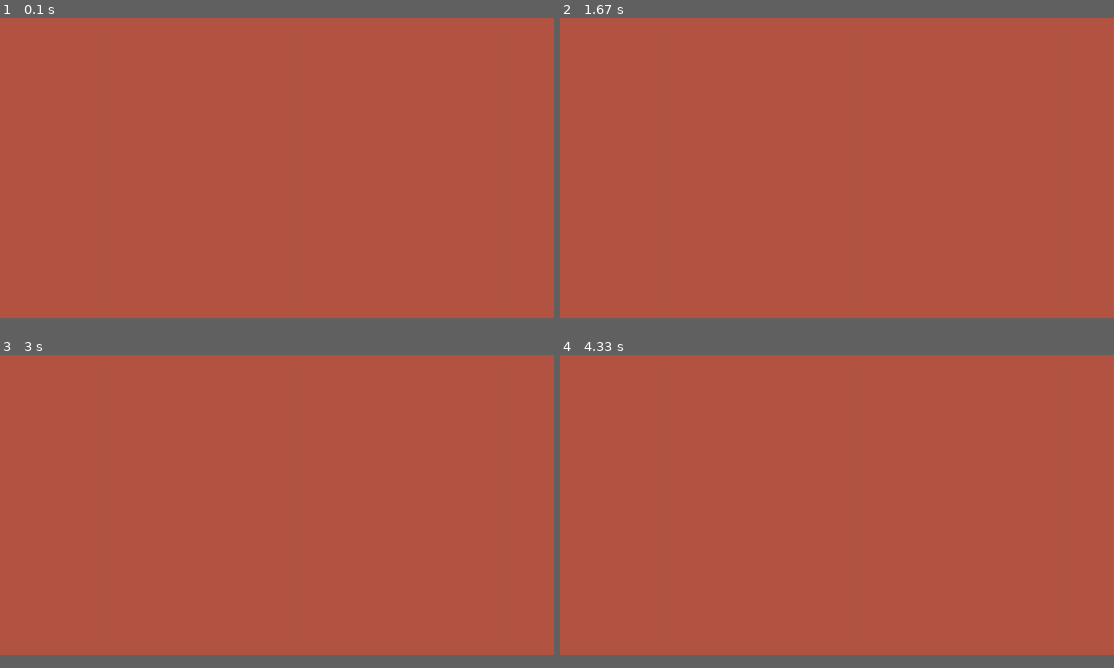
Above: before the commit, frames 1-4 (two rows, left to right).
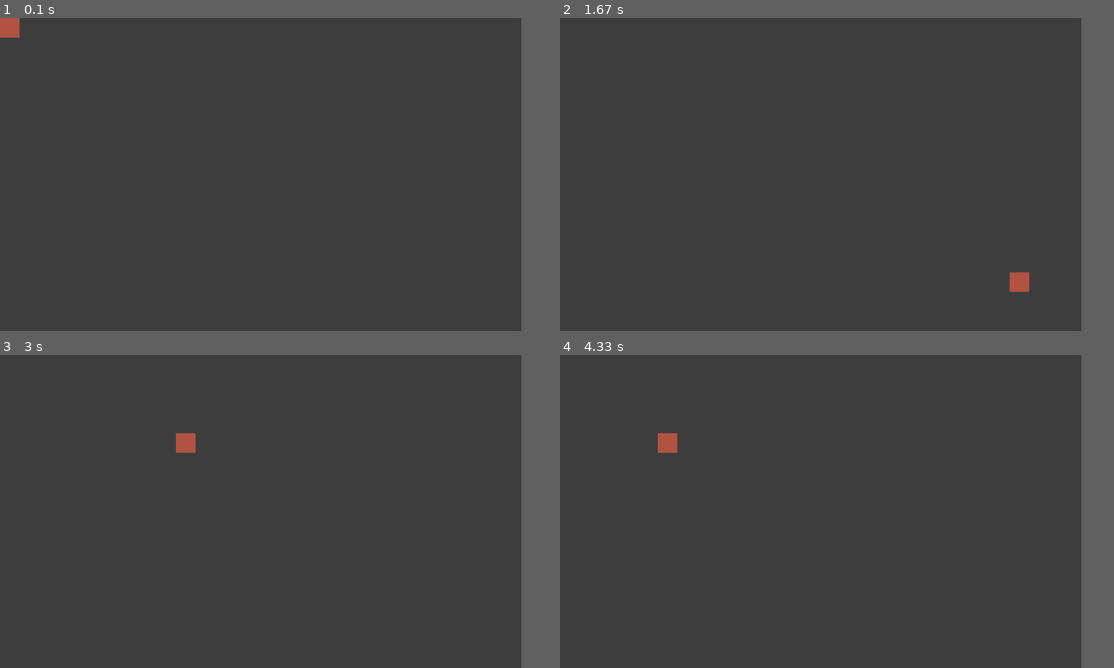
Above: after the commit, the same moments.

Repository: lhsueh1/pygame-card-with-japanese-cmatrix
Game: pygame game, started from badPractice.py
Same seed, same stepped clock (60 frames per second), same inputs: the game is played once before the commit and once after it.
Inputs (mouse positions are in pixels of both pictures, inside the frame that each line leads up to):
- Up to frame 1 (0.1 s): no input
- Up to frame 2 (1.67 s): click (820, 174) at 0.38 s; click (825, 193) at 0.72 s; click (659, 127) at 1.05 s; click (1008, 284) at 1.38 s
- Up to frame 3 (3 s): click (271, 405) at 1.72 s; click (238, 592) at 2.05 s; click (243, 458) at 2.38 s; click (188, 445) at 2.72 s
- Up to frame 4 (4.33 s): click (958, 483) at 3.05 s; click (981, 505) at 3.38 s; click (931, 455) at 3.72 s; click (670, 452) at 4.05 s
The window is 900x487 before the commit and 847x508 after it. Grey fills any space a smaller window leaves; there, only what the larger window draws over its background counts as a difference.

The runs differ from the first frame. In frame 1, 90% of the frame differs, in the area x 0-95%, y 0-96%; in frame 2, 90%; in frame 3, 90%; in frame 4, 90%.

Commit message:
add flash light

Diff:
--- a/badPractice.py
+++ b/badPractice.py
@@ -19,7 +19,7 @@
 
 
 class Controller:
-    def __init__(self, width=1700, height=920):
+    def __init__(self, width=1600, height=960):
         '''
         set up the window
         args:
@@ -35,14 +35,24 @@
         self.background = pygame.Surface(self.screen.get_size()).convert()
 
 
+        #black
+        self.black = pygame.sprite.Group()
+        squareSize = 60
+        for row in range(1700//squareSize):
+            for column in range(920//squareSize + 2):
+                x = 0 + squareSize * row
+                y = 0 + squareSize * column
+                self.black.add(Square(x, y, squareSize, squareSize, "src/black.png"))
+
+        #dead black
+        self.deadB = pygame.sprite.Group()
 
 
     def mainLoop(self):
         '''
         start the game
         '''
-        while True:
-            self.gameLoop()
+        self.gameLoop()
 
     def gameLoop(self):
         pygame.key.set_repeat(1,10)
@@ -54,21 +64,21 @@
                     sys.exit()
 
 
-
-
-
-
-
-
+            for i in self.black:
+                if i.rect.collidepoint(pygame.mouse.get_pos()):
+                    self.black.remove(i)
+                    self.deadB.add(i)
 
 
 
 
             #redraw the entire screen
-            self.background = pygame.transform.scale((pygame.image.load("src/red.png")), (1700,920))
+            self.background = pygame.transform.scale((pygame.image.load("src/red.png")), (1600,960))
             self.screen.blit(self.background, (0, 0))
+            self.black.draw(self.screen)
             pygame.display.flip()
-
+            self.black.add(self.deadB)
+            self.deadB.empty()
 
 
 
